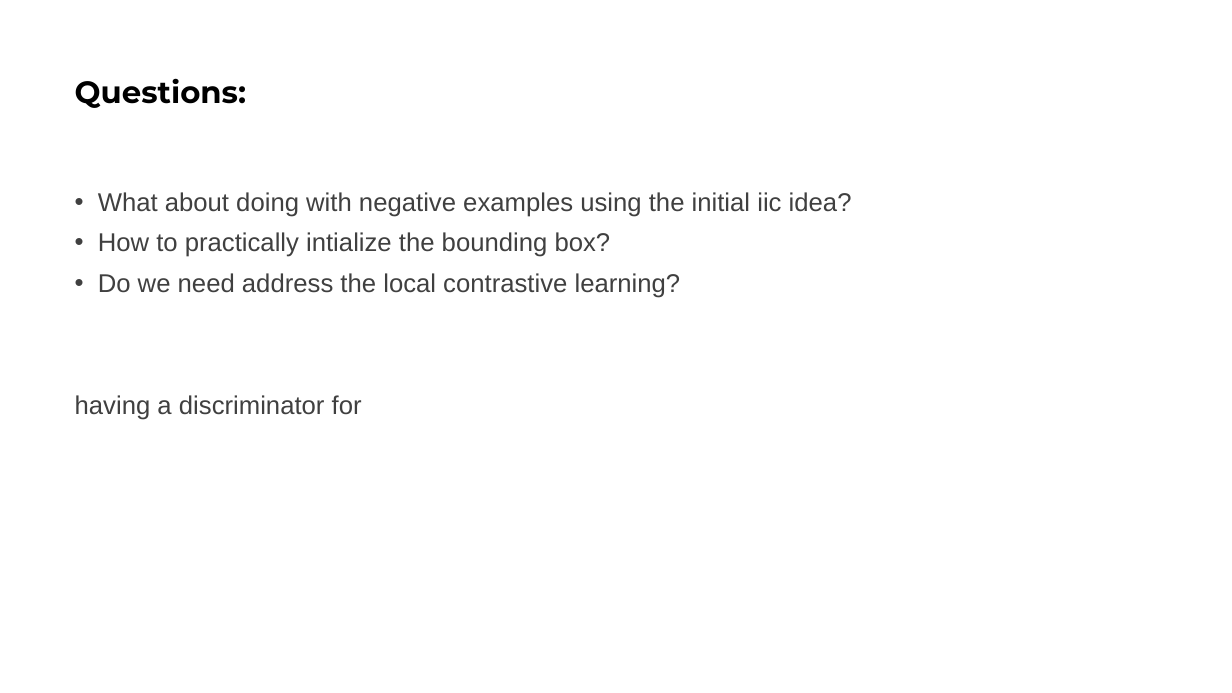
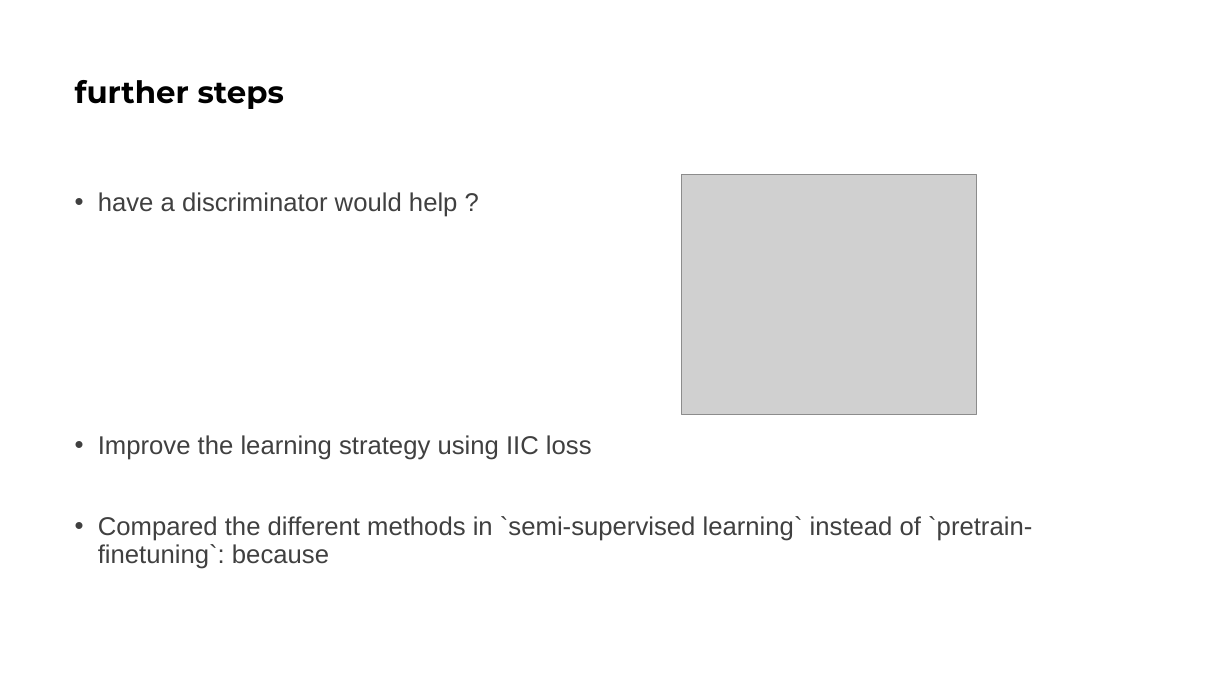
Before and after one commit to jizongFox/Contrast-You, a slide deck: slide 8 of docs/Presentation1.pptx. Drawn at 1232x693 pixels with LibreOffice and Linux fonts; fonts in the diff are those of the drawing; grey boxes stand for pictures. Boxes give left, top, right and bottom in pixels: in the first picture for what was removed or moved away, otherwise in the second. Text is boxed around its words. In the diff, an @@ line names an element or a change of style, - is before the commit and + after.

```diff
--- a/docs/Presentation1.pptx
+++ b/docs/Presentation1.pptx
@@ title at (x1=75, y1=80, x2=284, y2=109): text changed @@
-Questions:
+further steps
@@ picture added at (x1=682, y1=174, x2=977, y2=414) @@
@@ text at (x1=98, y1=192, x2=1032, y2=569): text changed @@
-• What about doing with negative examples using the initial iic idea?
-• How to practically intialize the bounding box?
-• Do we need address the local contrastive learning?
-having a discriminator for
+• have a discriminator would help ?
+• Improve the learning strategy using IIC loss
+• Compared the different methods in `semi-supervised learning` instead of `pretrain-finetuning`: because
```
Also in this commit, not shown: 2 other slides changed, 2 slides added, 2 slides removed, 6 other files.
